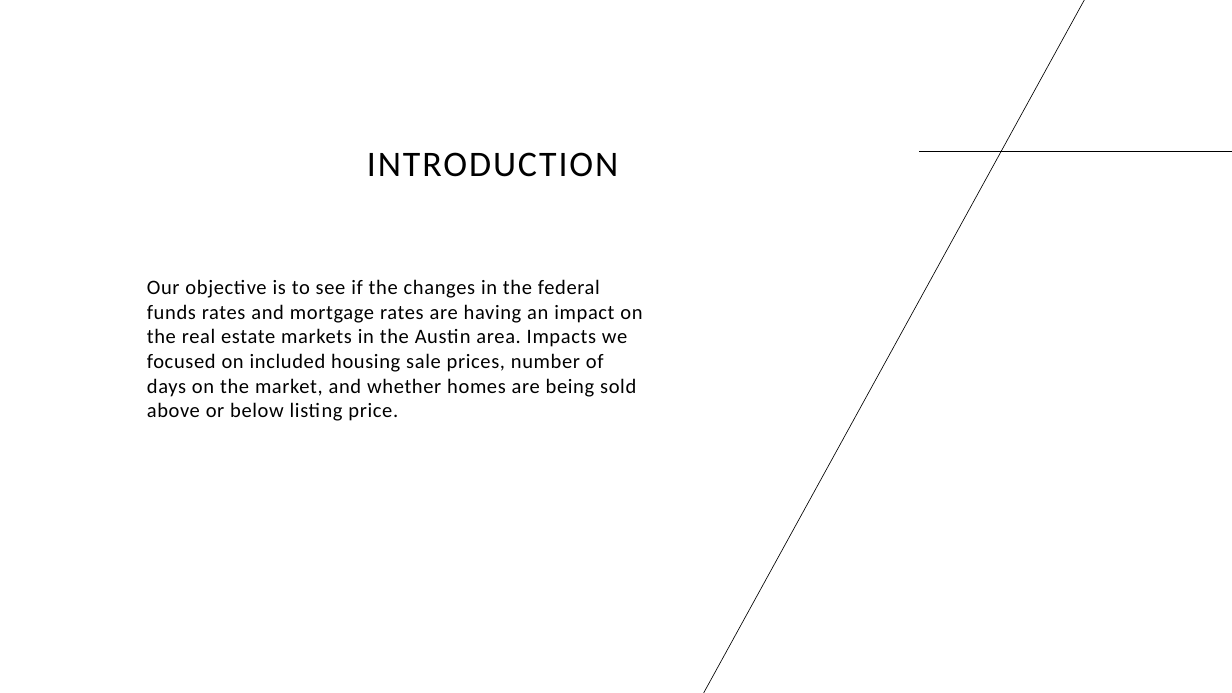
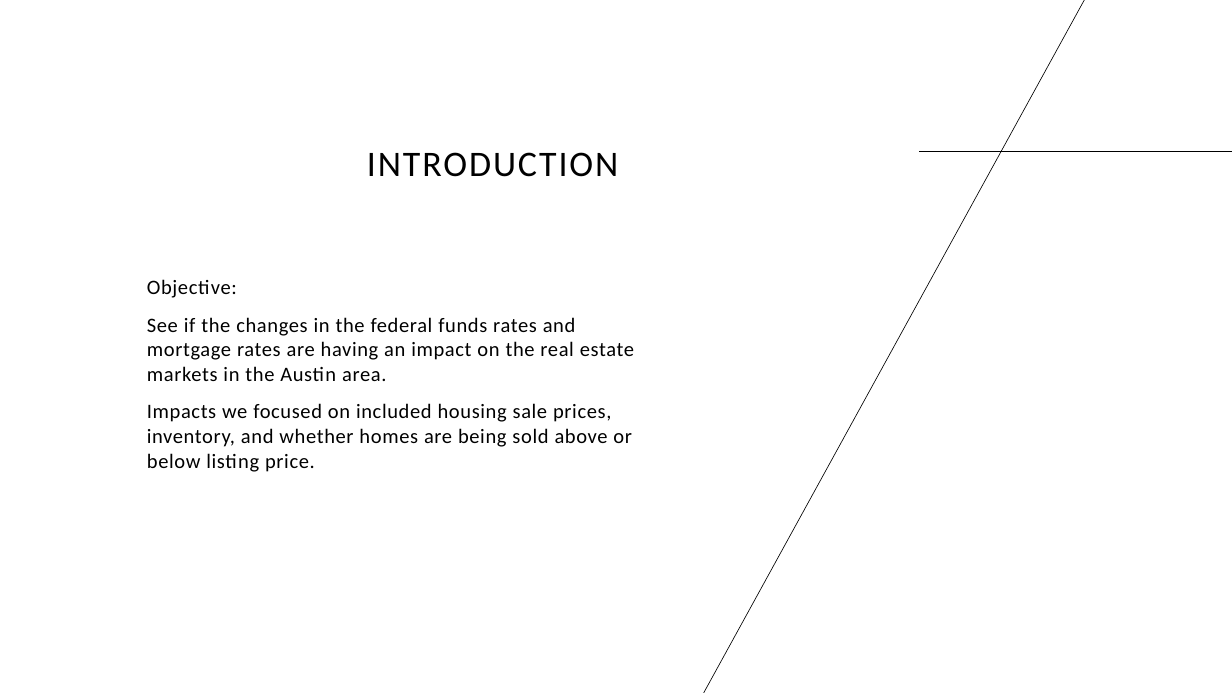
Before and after one commit to zarbin/UTA_Project-1, a slide deck: slide 2 of Presentation/slide_deck.pptx. Drawn at 1232x693 pixels with LibreOffice and Linux fonts; fonts in the diff are those of the drawing. Boxes give left, top, right and bottom in pixels: in the first picture for what was removed or moved away, otherwise in the second. Text is boxed around its words. In the diff, an @@ line names an element or a change of style, - is before the commit and + after.

Commit message:
Updated Deck

```diff
--- a/Presentation/slide_deck.pptx
+++ b/Presentation/slide_deck.pptx
@@ text at bbox=[147, 279, 634, 472]: text changed @@
-Our objective is to see if the changes in the federal funds rates and mortgage rates are having an impact on the real estate markets in the Austin area. Impacts we focused on included housing sale prices, number of days on the market, and whether homes are being sold above or below listing price.
+Objective:
+See if the changes in the federal funds rates and mortgage rates are having an impact on the real estate markets in the Austin area.
+Impacts we focused on included housing sale prices, inventory, and whether homes are being sold above or below listing price.
```
Also in this commit, not shown: 3 slides added, 3 slides removed.
